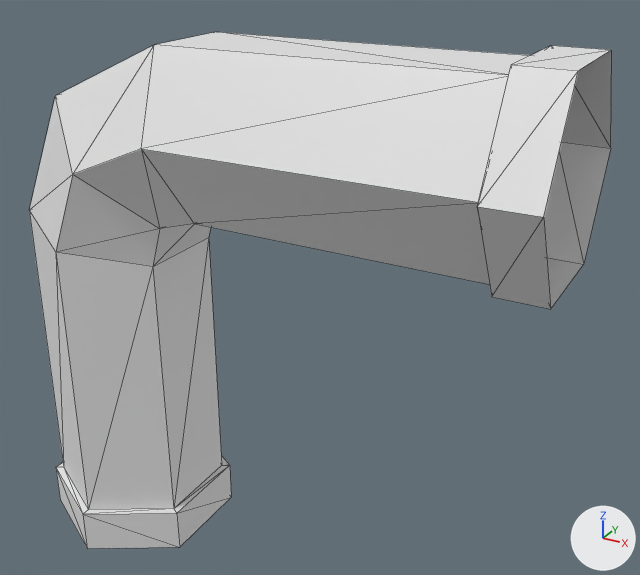
The OBJ model PipesDemo/Models/LPipe.obj as it was, and as the next commit left it.
The view is the same before and after, from a 50 mm camera at (1.302, -1.434, 0.419) aimed at (0.473, 0.073, -0.335). The lights are fixed; the arrows at lower right show +X, +Y and +Z. Mesh edges are drawn as thin lines. Where no turn or scale is listed for an object, it has been applied to the vertices. Vertices at the same position are counted once.

Objects in the first picture: 'Plane.001_Mesh.004'.
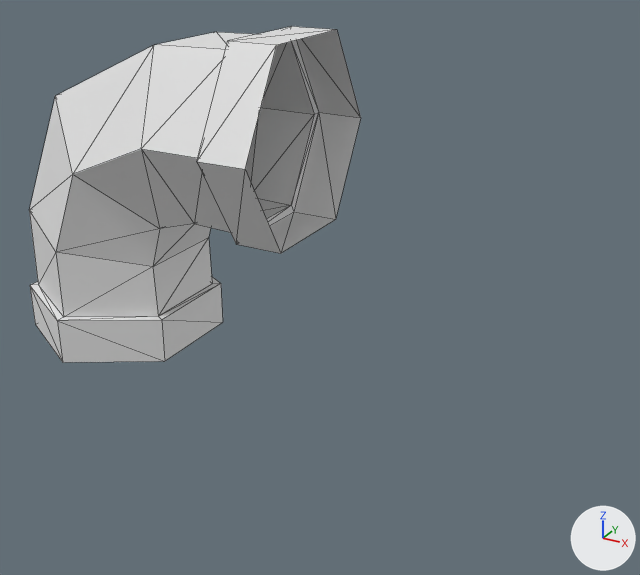
What the commit changed:
me_plane_001_mesh_004 has 54 vertices, 96 faces and spans x -0.19..1.001, y -0.22..0.22, z -1.001..0.19.
me_plane_001_mesh_004 is used by ob_plane_001_mesh_004; location (0.0, 0.0, 0.0).
me_plane_001_mesh_004 part 1: all 18 vertices in x 0.901..1.001, y -0.22..0.22, z -0.191..0.19 are moved by (-0.511, 0.0, 0.0).
me_plane_001_mesh_004 part 2: all 18 vertices in x -0.19..0.191, y -0.22..0.22, z -1.001..-0.901 are moved by (0.0, 0.0, 0.503).

Changed parts and their boxes [x1, y1, x2, y2] in the pictures (640 x 575 px; the box of a moved part takes in the faces that stretch with it):
'Plane.001_Mesh.004', reshaped (43% narrower, 35% shorter): before [29, 32, 612, 548]; after [29, 26, 361, 362]
part 1 of me_plane_001_mesh_004, moved or reshaped: before [141, 32, 612, 309]; after [141, 26, 361, 253]
part 2 of me_plane_001_mesh_004, moved or reshaped: before [29, 211, 231, 548]; after [29, 211, 223, 362]
